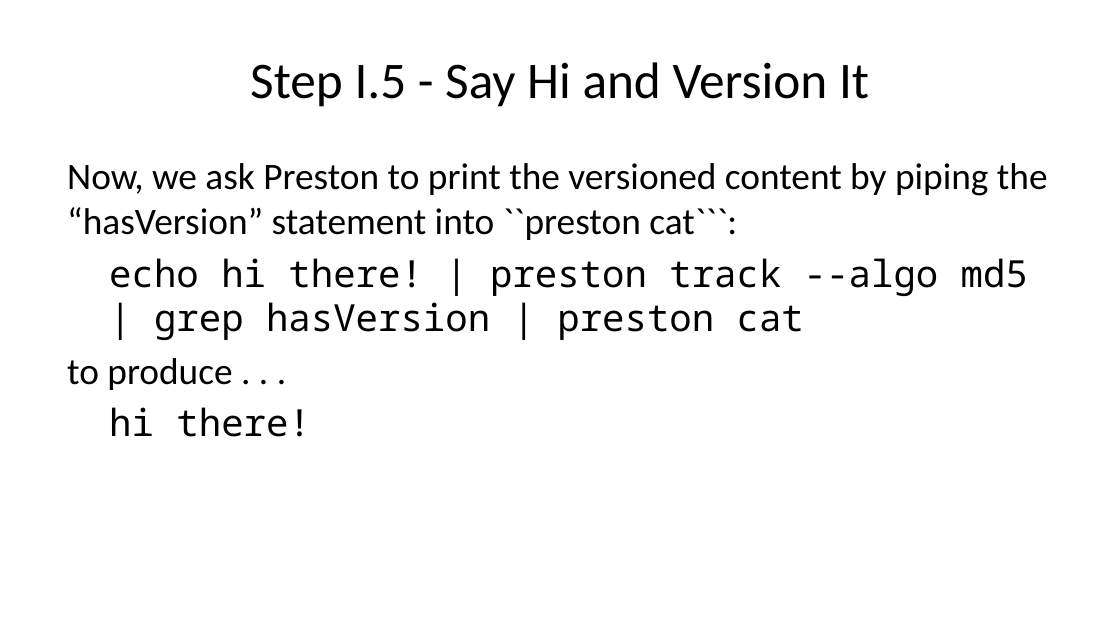
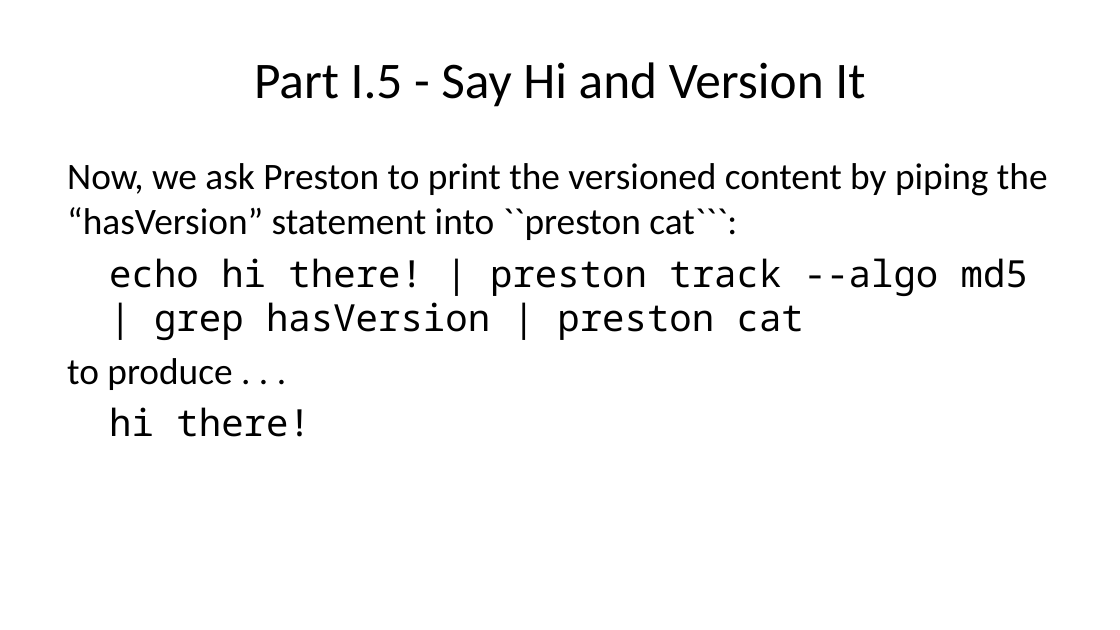
Before and after one commit to bat-literature/bat-literature.github.io, a slide deck: slide 15 of workshop.pptx. Drawn at 1120x630 pixels with LibreOffice and Linux fonts; fonts in the diff are those of the drawing. Boxes give left, top, right and bottom in pixels: in the first picture for what was removed or moved away, otherwise in the second. Text is boxed around its words. In the diff, an @@ line names an element or a change of style, - is before the commit and + after.

```diff
--- a/workshop.pptx
+++ b/workshop.pptx
@@ title at (254, 62, 865, 107): text changed @@
-Step I.5 - Say Hi and Version It
+Part I.5 - Say Hi and Version It
```
Also in this commit, not shown: 17 other slides changed, 3 other files.
